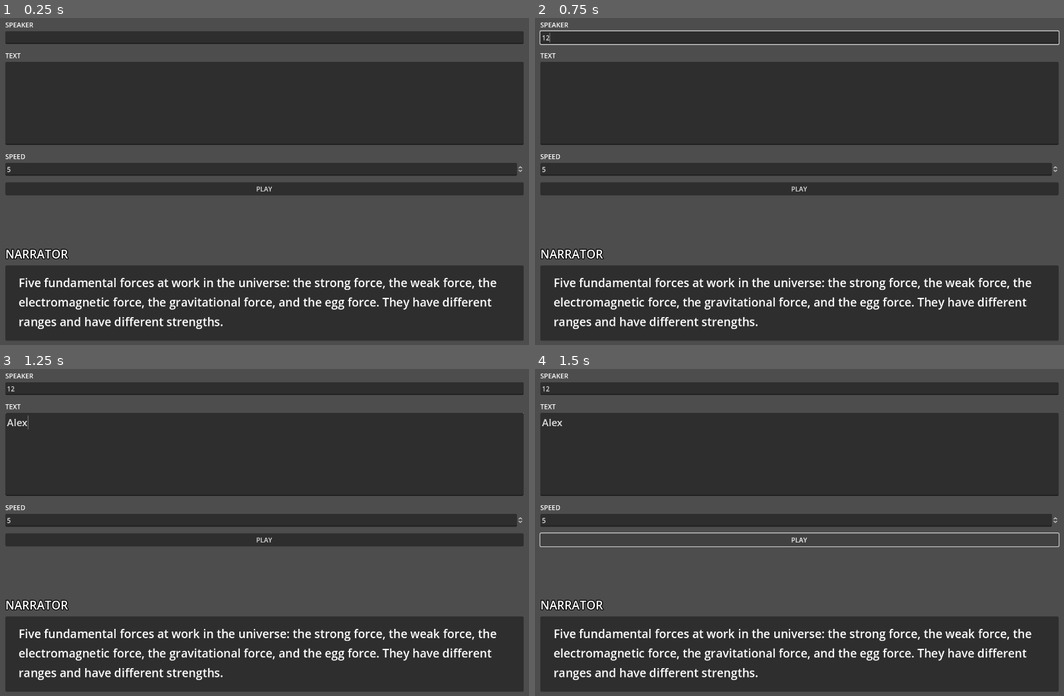
Above: before the commit, frames 1-4 (two rows, left to right).
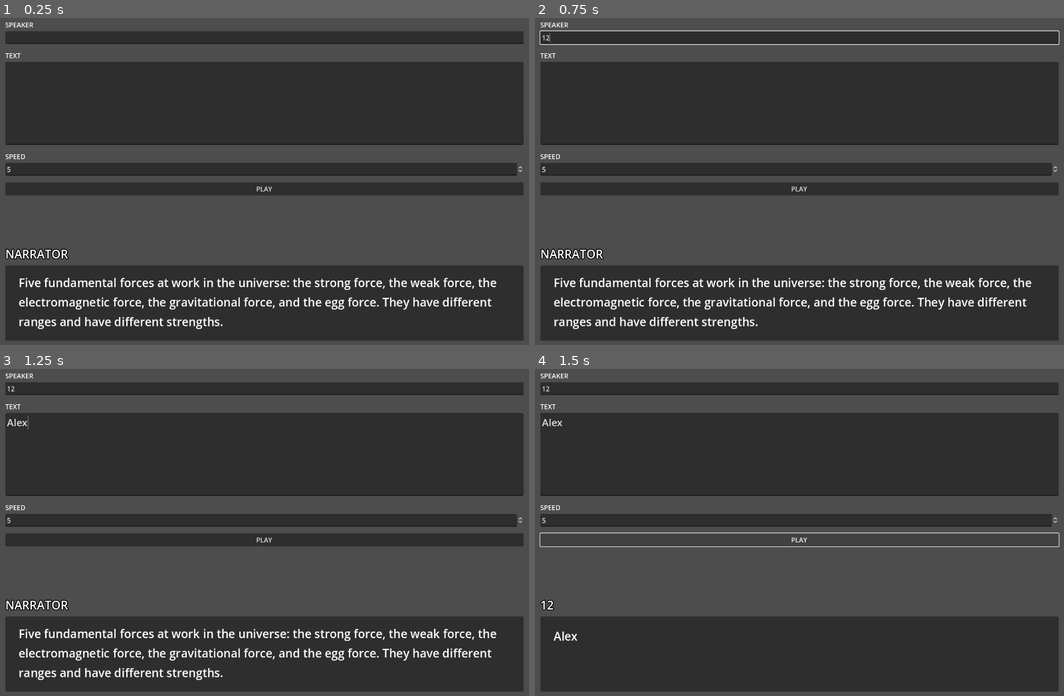
Above: after the commit, the same moments.

Repository: daredakke/dialogue-test
Game: Godot game, scene res://scenes/main.tscn
The game is run twice, just before and just after one commit, with the same random seed, the same clock (stepped at 60 frames per second) and the same inputs.
Inputs (mouse positions are in pixels of both pictures, inside the frame that each line leads up to):
- Up to frame 1 (0.25 s): no input
- Up to frame 2 (0.75 s): click (799, 37) at 0.52 s; type "12" at 0.6 s
- Up to frame 3 (1.25 s): click (264, 454) at 0.75 s; type "Alex" at 0.83 s
- Up to frame 4 (1.5 s): click "PLAY" at 1.25 s

Frames 1-3 are identical in both runs. In frame 4, 2.9% of the frame differs, in the area x 1-94%, y 70-96%.

Commit message:
Change dialogue based on input
Also remove reference to default icon

Diff:
--- a/project.godot
+++ b/project.godot
@@ -13,7 +13,6 @@
 config/name="dialogue-test"
 run/main_scene="res://scenes/main.tscn"
 config/features=PackedStringArray("4.2", "Forward Plus")
-config/icon="res://icon.svg"
 
 [display]
 
--- a/scenes/main.tscn
+++ b/scenes/main.tscn
@@ -1,4 +1,6 @@
-[gd_scene format=3 uid="uid://06gjwf65o842"]
+[gd_scene load_steps=2 format=3 uid="uid://06gjwf65o842"]
+
+[ext_resource type="Script" path="res://scripts/ui.gd" id="1_g6440"]
 
 [node name="Main" type="Node2D"]
 
@@ -11,6 +13,7 @@
 offset_bottom = 800.0
 grow_horizontal = 2
 grow_vertical = 2
+script = ExtResource("1_g6440")
 
 [node name="UIHBox" type="HBoxContainer" parent="UI"]
 layout_mode = 0
@@ -48,6 +51,7 @@
 text = "SPEAKER"
 
 [node name="SpeakerLineEdit" type="LineEdit" parent="UI/UIHBox/UIVBox/Input/InputMargin/InputVBox/SpeakerVBox"]
+unique_name_in_owner = true
 layout_mode = 2
 max_length = 64
 
@@ -59,6 +63,7 @@
 text = "TEXT"
 
 [node name="TextEdit" type="TextEdit" parent="UI/UIHBox/UIVBox/Input/InputMargin/InputVBox/TextVBox"]
+unique_name_in_owner = true
 custom_minimum_size = Vector2(0, 200)
 layout_mode = 2
 theme_override_font_sizes/font_size = 24
@@ -104,6 +109,7 @@
 theme_override_constants/separation = 8
 
 [node name="SpeakerLabel" type="Label" parent="UI/UIHBox/UIVBox/Output/OutputMargin/VBoxContainer"]
+unique_name_in_owner = true
 layout_mode = 2
 theme_override_colors/font_outline_color = Color(0, 0, 0, 1)
 theme_override_constants/outline_size = 8
@@ -128,9 +134,12 @@
 theme_override_constants/margin_bottom = 24
 
 [node name="DialogueRTLabel" type="RichTextLabel" parent="UI/UIHBox/UIVBox/Output/OutputMargin/VBoxContainer/DialoguePanel/DialogueMargin"]
+unique_name_in_owner = true
 layout_mode = 2
 theme_override_constants/line_separation = 8
 theme_override_font_sizes/normal_font_size = 28
 text = "Five fundamental forces at work in the universe: the strong force, the weak force, the electromagnetic force, the gravitational force, and the egg force. They have different ranges and have different strengths."
 fit_content = true
 autowrap_mode = 2
+
+[connection signal="pressed" from="UI/UIHBox/UIVBox/Input/InputMargin/InputVBox/PlayButton" to="UI" method="_on_play_button_pressed"]
--- /dev/null
+++ b/scripts/ui.gd
@@ -0,0 +1,14 @@
+class_name Ui
+extends Control
+
+@onready var speaker_line_edit: LineEdit = %SpeakerLineEdit
+@onready var text_edit: TextEdit = %TextEdit
+@onready var speaker_label: Label = %SpeakerLabel
+@onready var dialogue_rt_label: RichTextLabel = %DialogueRTLabel
+
+
+func _on_play_button_pressed() -> void:
+	speaker_label.text = speaker_line_edit.text
+
+	dialogue_rt_label.clear()
+	dialogue_rt_label.append_text(text_edit.text)
